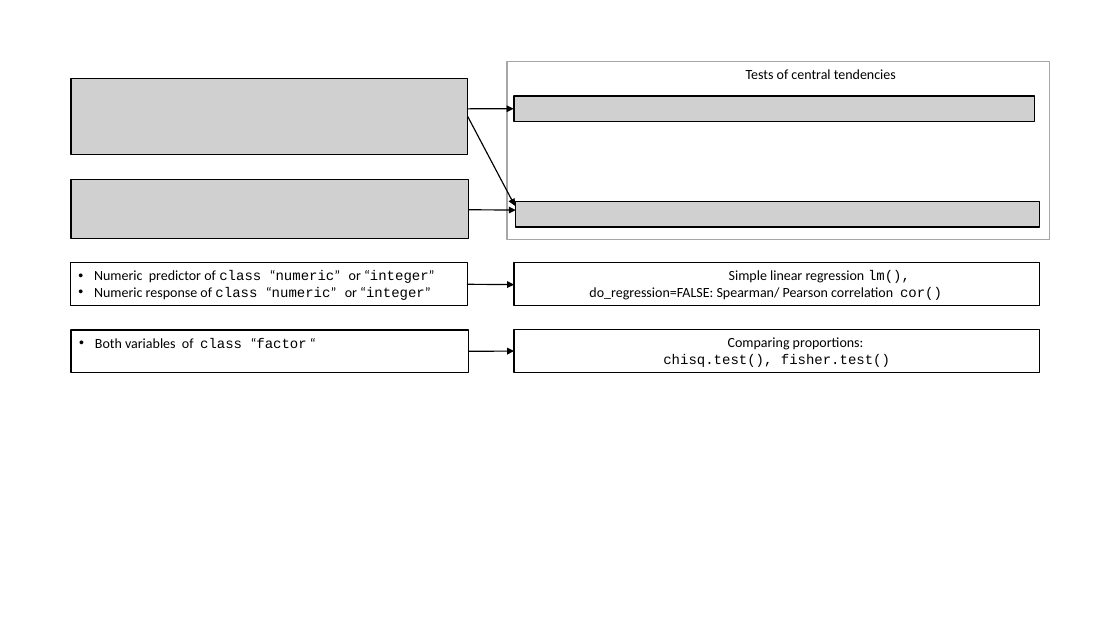
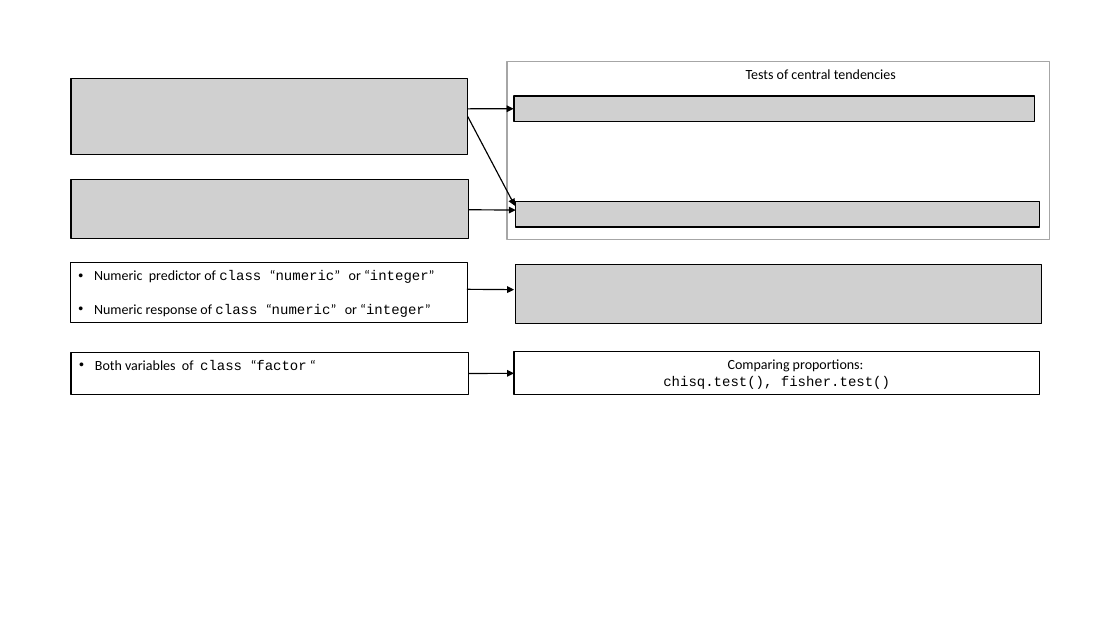
Before and after one commit to shhschilling/visStatistics, a slide deck: slide 1 of vignettes/figures/overview.pptx. Drawn at 1120x630 pixels with LibreOffice and Linux fonts; fonts in the diff are those of the drawing; grey boxes stand for pictures. Boxes give left, top, right and bottom in pixels: in the first picture for what was removed or moved away, otherwise in the second. Text is boxed around its words. In the diff, an @@ line names an element or a change of style, - is before the commit and + after.

```diff
--- a/vignettes/figures/overview.pptx
+++ b/vignettes/figures/overview.pptx
@@ rectangle "Numeric predictor of class “numeric” ...": place and size @@
-rectangle "Numeric predictor of class “numeric” ..." at box(70, 263, 467, 306)
+rectangle "Numeric predictor of class “numeric” ..." at box(70, 263, 467, 323)
@@ rectangle removed at box(514, 263, 1040, 306) @@
-Simple linear regression lm(),
-do_regression=FALSE: Spearman/ Pearson correlation cor()
@@ picture added at box(516, 265, 1042, 324) @@
@@ arrow moved from (467, 284) - (514, 285) to (467, 289) - (514, 290) @@
@@ rectangle "Both variables of class “factor ...": place and size @@
-rectangle "Both variables of class “factor ..." at box(71, 330, 468, 372)
+rectangle "Both variables of class “factor ..." at box(71, 352, 468, 394)
@@ rectangle "Comparing proportions: chisq.test(), fisher.test()": place and size @@
-rectangle "Comparing proportions: chisq.test(), fisher.test()" at box(514, 329, 1040, 372)
+rectangle "Comparing proportions: chisq.test(), fisher.test()" at box(514, 352, 1040, 395)
@@ arrow moved from (469, 351) - (514, 351) to (469, 374) - (514, 373) @@
```
Also in this commit, not shown: 15 other files.
